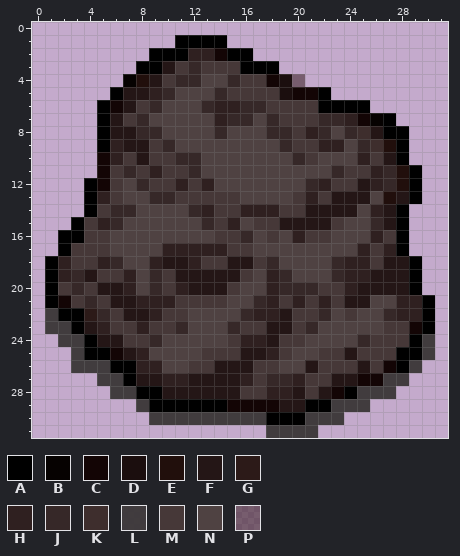
Two states of a pixel-art sprite, Assets/Sprites/LavaDungeon/Rocksonlava.png. The picture above was drawn from the file before the commit.
The file is 32x32 pixels. Pixels under 10% opacity are left out. Colours within 5 levels of each other are drawn and written as one.
Palette (. is transparent): A #000000  B #060201  C #130505  D #1b0e0e  E #210f0c  F #241616  G #2c1a18  H #2f2020  J #362828  K #3e2e2d  L #383535ef  M #463838  N #4f4242  P #270c0c7d
Pixels before, first column x 1:
 1 ..........AAAA................
 2 ........AAAHHCAA..............
 3 .......AAFMJMMMAAA............
 4 ......BEFMJJNNJMMCDP..........
 5 .....AFFHJNNNJMMMMDCCA........
 6 ....ACFMJNNNJHHJJMMMMAAAA.....
 7 ....AFMJNNNNNHJJNJMMMJJHCBA...
 8 ....AFFJJNNNNJNNNJJMHJNJKFAA..
 9 ....AHFFMJNNNNNNNNJMMHHNJKEA..
10 ....CHMFMMJJNNNNNNNJMNNNHMFA..
11 ....CMJMHMMJNNNNNNNNNNJMMHJEA.
12 ...ACMNJMMHMHNNNNNNNJHMMFHJEA.
13 ...AHMNNJJMMMMMNNNNMHMFFFNEFA.
14 ...AMJJNNNNJHMMHHHMMFFFFNHFA..
15 ..AMHJNNNNNNJMHNMMFFFFMNNJFA..
16 .AAMMNNNNNNNNMMJNMNHMMNNNHMA..
17 .AMMMNNNNHHHHHMMNNNNNNNNHMHA..
18 AHMMHJNNHFFHMMFFMJNNNNJHHMFFA.
19 AHJFMMHNJMFFFFFMNHJNNNJHHFFFA.
20 AMJMFFHNJMHFFFMNNHJJJMMHFFFFA.
21 ACMJMFFHHHMMMMNNJHMHMHMFFNNHHA
22 LAAGJMFFHMMNNNNJHHFMMJNMNNJHHA
23 LLAFHMMHMMJNNNJMMFFMJNNNNNMMCA
24 .LLAFFMMJNNNNNMHHFMMNNNNJMMMAL
25 ..LAACFHNNNNMMMFFHMNNMMFMMMAAL
26 ..LLLAAHHNNMMFFFMMNNFMMMFMCAL.
27 ....LLAFFHHFFFFHMJJHMMFFCCLL..
28 .....LLAAFFFFFFMMHHFMFCALLL...
29 .......LAAAAAACCCCFFAALLL.....
30 ........LLLLLLLLLAAALLL.......
31 .................LLLL.........
Once edited:
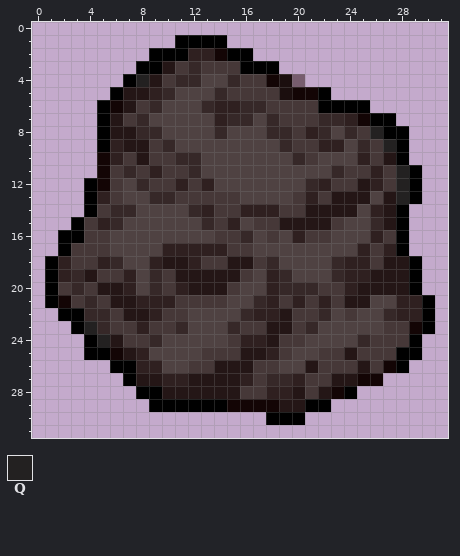
Colours new in this view: Q #232121
Commit: Fixed-Rockonlava-barrier
Diff:
y 4: x 7..8 BE -> AQ
y 7: x 26 B -> A
y 8: x 25..26 KF -> MQ
y 9: x 26..27 KE -> MQ
y 11..12: x 27..28 JE -> MQ
y 13: x 27..28 EF -> FQ
y 22: x 1 L -> .; x 4 G -> J
y 23: x 1..2 LL -> ..; x 4..5 FH -> QJ
y 24: x 2..3 LL -> ..; x 5 F -> Q; x 30 L -> .
y 25: x 3 L -> .; x 30 L -> .
y 26: x 3..5 LLL -> ...; x 29 L -> .
y 27: x 5..6 LL -> ..; x 27..28 LL -> ..
y 28: x 6..7 LL -> ..; x 25..27 LLL -> ...
y 29: x 8 L -> .; x 23..25 LLL -> ...
y 30: x 9..17 LLLLLLLLL -> .........; x 21..23 LLL -> ...
y 31: x 18..21 LLLL -> ....
Pixel boxes of the changes (left, top, right, bottom) in both pictures:
changed: (123, 74, 149, 87)
changed: (357, 113, 409, 204)
changed: (45, 308, 435, 438)
